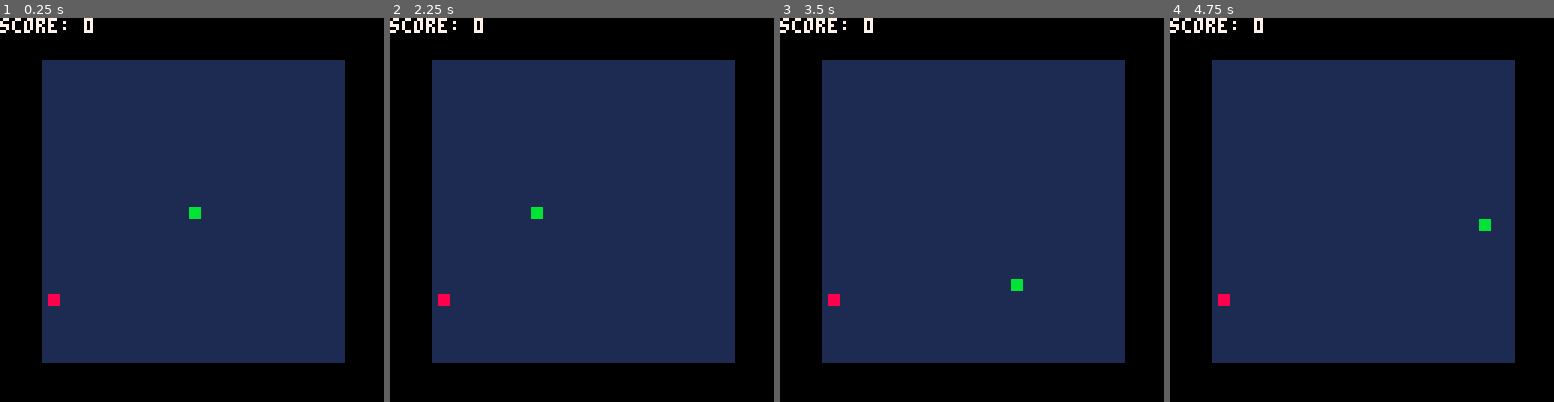
Above: before the commit, frames 1-4 (left to right).
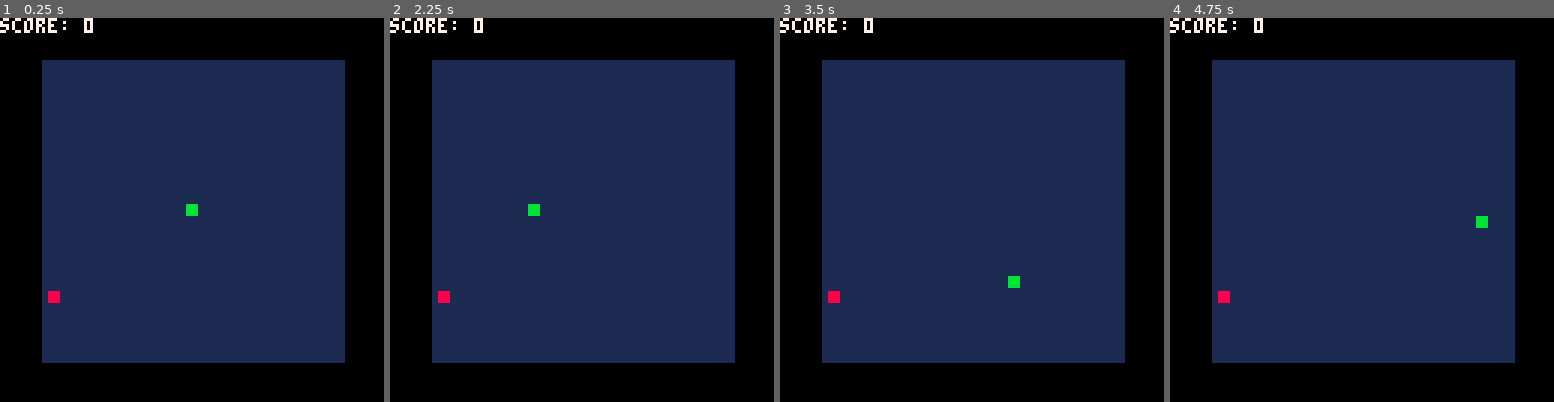
Above: after the commit, the same moments.

Repository: jaredkrinke/avoision-p8
Game: PICO-8 cartridge avoision.p8
Same seed, same stepped clock (60 frames per second), same inputs: the game is played once before the commit and once after it.
Inputs:
- Up to frame 1 (0.25 s): no input
- Up to frame 2 (2.25 s): tap O (Z key) at 0.33, 0.7, 1.43, 2.22 s; tap X (X key) at 1.07, 2.07 s; hold Left from 1.97 s (still down)
- Up to frame 3 (3.5 s): release Left at 2.37 s; tap X (X key) every 0.33 s from 2.4 to 3.4 s; hold Down 2.42-2.82 s; hold Right from 2.87 s (still down); tap O (Z key) at 3.1 s
- Up to frame 4 (4.75 s): release Right at 3.53 s; hold Up 3.58-4.08 s; tap X (X key) every 0.33 s from 3.73 to 4.73 s; tap O (Z key) at 3.98 s; hold Right 4.13-4.53 s; hold Down from 4.58 s (still down)

The runs differ from the first frame. In frame 1, 0.1% of the frame differs, in the area x 12-53%, y 48-75%; in frame 2, 0.1%; in frame 3, 0.1%; in frame 4, 0.1%.

Commit message:
Completed

Diff:
--- a/avoision.p8
+++ b/avoision.p8
@@ -2,7 +2,7 @@
 version 16
 __lua__
 
--- Constants
+-- constants
 function map_names_to_table(names)
     local table = {}
     for i = 1, #names do table[names[i]] = i - 1 end
@@ -10,13 +10,27 @@
 end
 colors = map_names_to_table({ "black", "dark_blue", "dark_purple", "dark_green", "brown", "dark_gray", "light_gray", "white", "red", "orange", "yellow", "green", "blue", "indigo", "pink", "peach" })
 buttons = map_names_to_table({ "left", "right", "up", "down", "z", "x" })
+sounds = map_names_to_table({ "die", "bounce", "score" })
+sprites = map_names_to_table({ "default", "square", "die1", "die2", "die3", "die4", "die5"})
+animations = {
+    die = {
+        period = 2,
+        frames = {
+            sprites.die1,
+            sprites.die2,
+            sprites.die3,
+            sprites.die4,
+            sprites.die5,
+        }
+    }
+}
 
 system = {
     width = 128,
     height = 128,
 }
 
--- Object orientation
+-- object orientation
 class = {}
 function class.create(base_class)
     local new_class = {}
@@ -33,7 +47,7 @@
     return new_class
 end
 
--- Object model
+-- object model
 entity = class.create()
 function entity:init(x, y, width, height)
     self.x = x
@@ -43,11 +57,11 @@
 end
 function entity:update() end
 
--- Debugging
+-- debugging
 local debug = false
 local debug_lines = {}
 
--- Player
+-- player
 local player_size = 3
 local player_speed = 2
 player = class.create(entity)
@@ -89,7 +103,31 @@
     end
 end
 
--- Goal
+-- ghost
+ghost = class.create(entity)
+ghost.color = player.color
+function ghost.create(x, y)
+    local g = ghost.new()
+    entity.init(g, x, y, 0, 0)
+    g.timer = 0
+    g.done = false
+    g.frame = 1
+    g.sprite = animations.die.frames[g.frame]
+    return g
+end
+function ghost:update()
+    self.timer = (self.timer + 1) % animations.die.period
+    if self.timer == 0 then
+        self.frame = self.frame + 1
+        if self.frame > #animations.die.frames then
+            self.done = true
+        else
+            self.sprite = animations.die.frames[self.frame]
+        end
+    end
+end
+
+-- goal
 local goal_size = player_size
 goal = class.create(entity)
 goal.color = colors.red
@@ -99,7 +137,7 @@
     return g
 end
 
--- Enemy
+-- enemy
 local enemy_size = player_size
 local enemy_speed = 1.5
 enemy = class.create(entity)
@@ -122,7 +160,7 @@
 
         self.speed[axis] = -axis_speed
 
-        -- TODO: Bounce sound
+        sfx(sounds.bounce)
     end
 
     self[axis] = axis_position
@@ -132,7 +170,7 @@
     self:update_axis("y", self.height)
 end
 
--- Game logic
+-- game logic
 game = {}
 game.player = player.create(0, 0)
 game.goal = goal.create()
@@ -184,20 +222,26 @@
         enemies[i]:update()
     end
 
-    -- Check for collisions
-    for i = 1, #enemies do
-        local enemy = game.enemies[i]
-        if check_collision(player, enemy) then
-            game.done = true
-        end
-    end
-
+    if game.ghost and not game.ghost.done then
+        game.ghost:update()
+    end
+
+    -- check for collisions
     if not game.done then
+        for i = 1, #enemies do
+            local enemy = game.enemies[i]
+            if check_collision(player, enemy) then
+                game.done = true
+                game.ghost = ghost.create(player.x, player.y)
+                sfx(sounds.die)
+            end
+        end
+
         local goal = game.goal
         if check_collision(player, goal) then
             move_to_clear_position(goal)
 
-            -- Add an enemy
+            -- add an enemy
             local horizontal = coin_flip()
             local vx = horizontal and 1 or 0
             local vy = (not horizontal) and 1 or 0
@@ -205,27 +249,31 @@
             local enemy = enemy.create(vx * direction, vy * direction)
             move_to_clear_position(enemy)
             enemies[#enemies + 1] = enemy
-        end
-    end
-end
-
--- Rendering
+
+            sfx(sounds.score)
+        end
+    end
+end
+
+-- rendering
 function draw_object(e)
-    local x = e.x
-    local y = -e.y
-    local dx = e.width / 2
-    local dy = e.height / 2
-    rectfill(round(x - dx), round(y - dy), round(x + dx), round(y + dy), e.color)
+    local x = round(e.x)
+    local y = round(-e.y)
+    local sprite = e.sprite
+    if sprite == nil then sprite = sprites.square end
+    pal(colors.red, e.color)
+    spr(sprite, x - 4, y - 4)
+    pal()
 end
 
 function _draw()
     cls()
 
-    -- Background
+    -- background
     camera(-system.width / 2, -system.height / 2)
     rectfill(-50, -50, 50, 50, colors.dark_blue)
 
-    -- Entities
+    -- entities
     local enemies = game.enemies
     for i = 1, #enemies do
         draw_object(enemies[i])
@@ -233,8 +281,11 @@
 
     draw_object(game.goal)
 
-    -- TODO: Ghost
-    if not game.done then
+    if game.done then
+        if game.ghost and not game.ghost.done then
+            draw_object(game.ghost)
+        end
+    else
         draw_object(game.player)
     end
 
Not shown, changed: 143 lines of the sprite sheet (__gfx__) section of avoision.p8
Not shown, changed: the thumbnail (__label__) section of avoision.p8
Not shown, changed: the sound effects (__sfx__) section of avoision.p8
